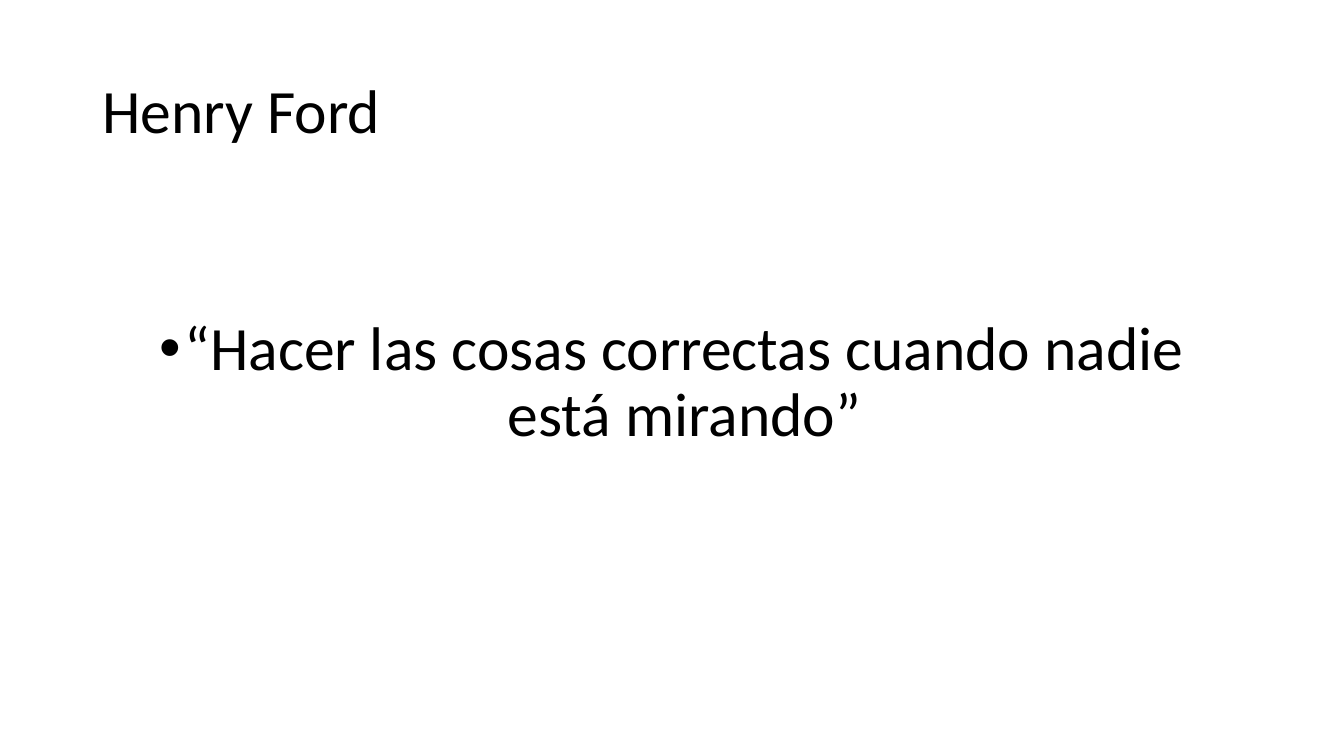
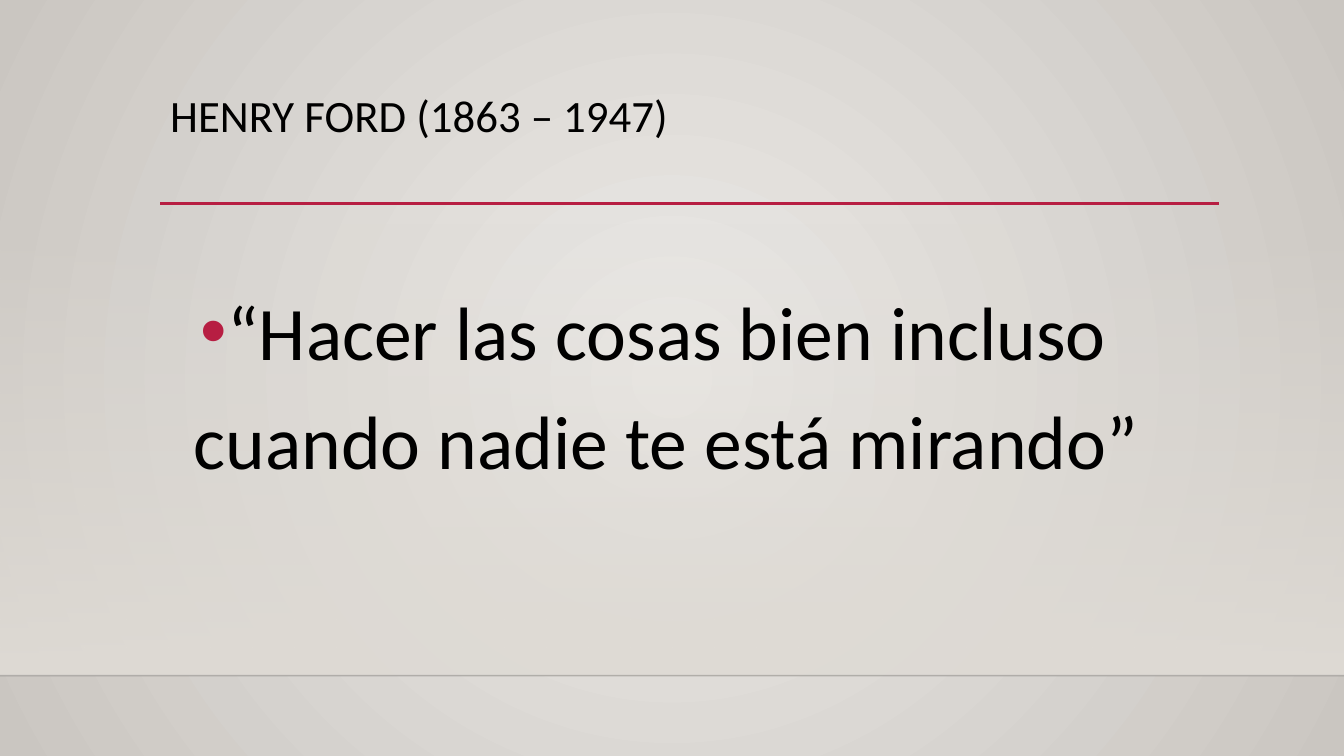
Before and after one commit to hdelreal/CypressTutorial, a slide deck: slide 4 of QA Automation.pptx (slide 3 before the commit). Drawn at 1344x756 pixels with LibreOffice and Linux fonts; fonts in the diff are those of the drawing; background and template pictures are left out. Boxes give left, top, right and bottom in pixels: in the first picture for what was removed or moved away, otherwise in the second. Text is boxed around its words. In the diff, an @@ line names an element or a change of style, - is before the commit and + after.

```diff
--- a/QA Automation.pptx
+++ b/QA Automation.pptx
@@ background #FFFFFF to gradient #ECEAE7 to #CAC7C1 @@
@@ title "HENRY FORD (1863 – 1947)" at box(170, 99, 667, 138): vertical alignment middle to top @@
@@ title at box(170, 99, 667, 138): text changed; size 44 to 32 pt @@
-Henry Ford
+HENRY FORD (1863 – 1947)
@@ line added from (160, 204) to (1220, 204), #B71E42 2.5 pt @@
@@ rectangle added at box(0, 223, 1344, 676), fill gradient #DFDBD5 @@
@@ text at box(194, 305, 1138, 470): text changed; size 44 to 54 pt @@
-• “Hacer las cosas correctas cuando nadie está mirando”
+• “Hacer las cosas bien incluso cuando nadie te está mirando”
@@ line added from (0, 676) to (1344, 676), #000001 1 pt @@
```
Also in this commit, not shown: 9 other slides changed, 14 slides added, 9 slides removed.
